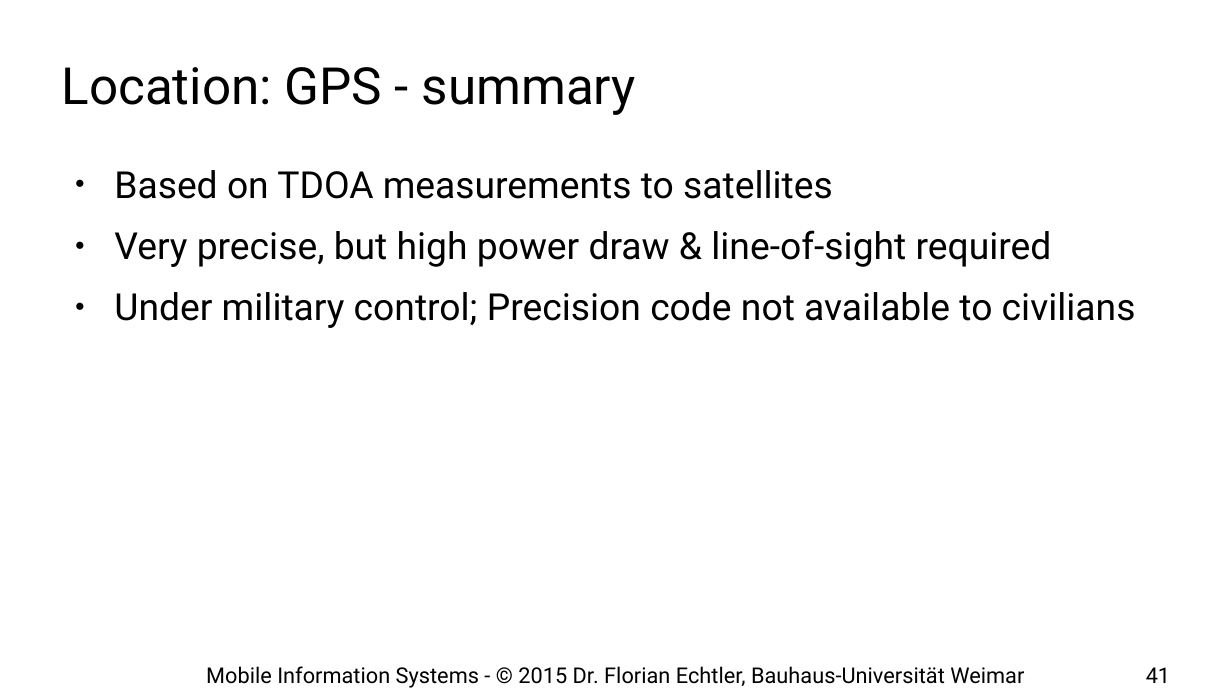
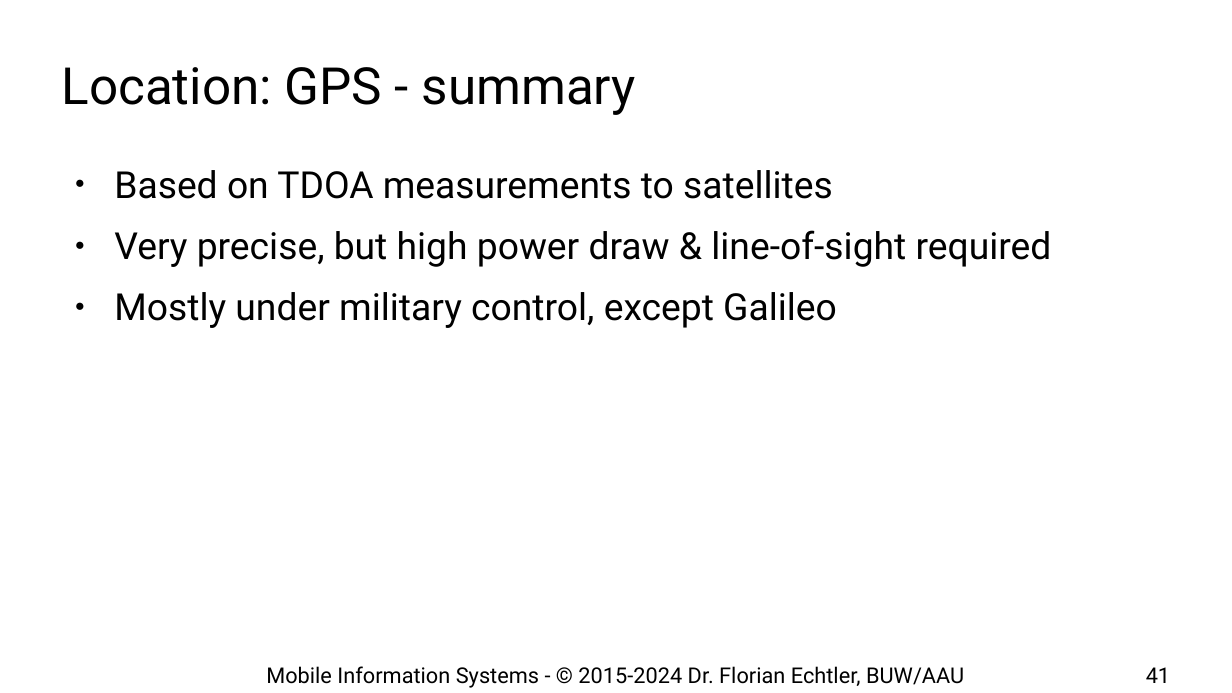
Before and after one commit to floe/mobile-information-systems, a slide deck: slide 41 of 03-networks-and-location.odp. Drawn at 1232x693 pixels with LibreOffice and Linux fonts; fonts in the diff are those of the drawing; background and template pictures are left out. Boxes give left, top, right and bottom in pixels: in the first picture for what was removed or moved away, otherwise in the second. Text is boxed around its words. In the diff, an @@ line names an element or a change of style, - is before the commit and + after.

```diff
--- a/03-networks-and-location.odp
+++ b/03-networks-and-location.odp
@@ text at (114, 292, 837, 328): text changed @@
-● Under military control; Precision code not available to civilians
+● Mostly under military control, except Galileo
@@ text at (266, 666, 964, 688): text changed @@
-Mobile Information Systems - © 2015 Dr. Florian Echtler, Bauhaus-Universität Weimar
+Mobile Information Systems - © 2015-2024 Dr. Florian Echtler, BUW/AAU
```
Also in this commit, not shown: 73 other slides changed, 1 other file.
